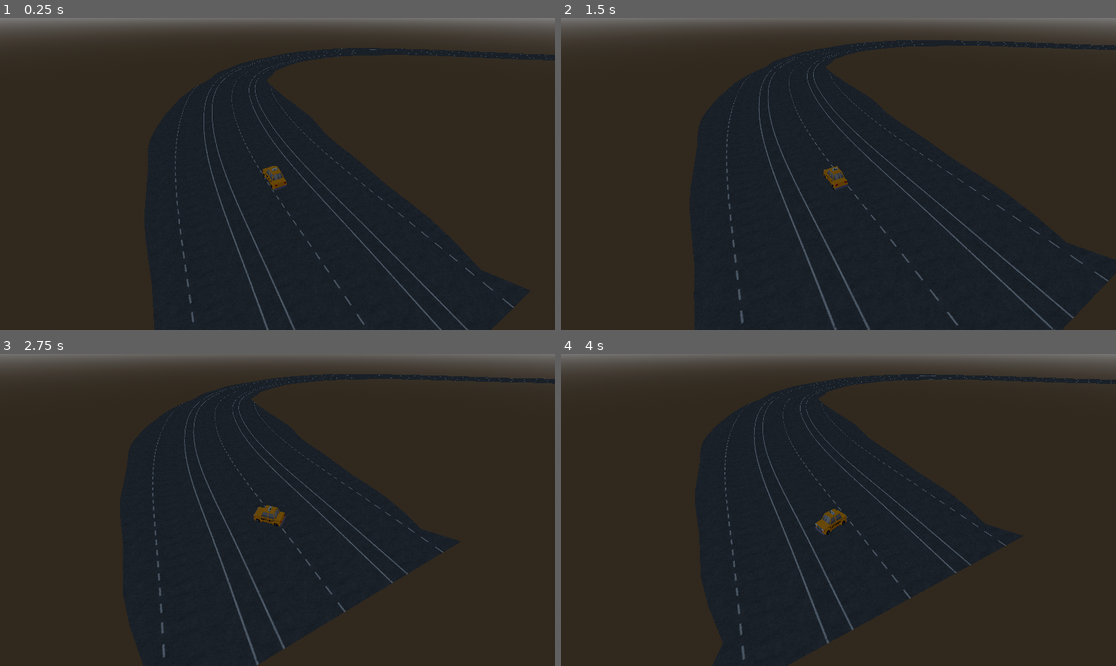
Above: before the commit, frames 1-4 (two rows, left to right).
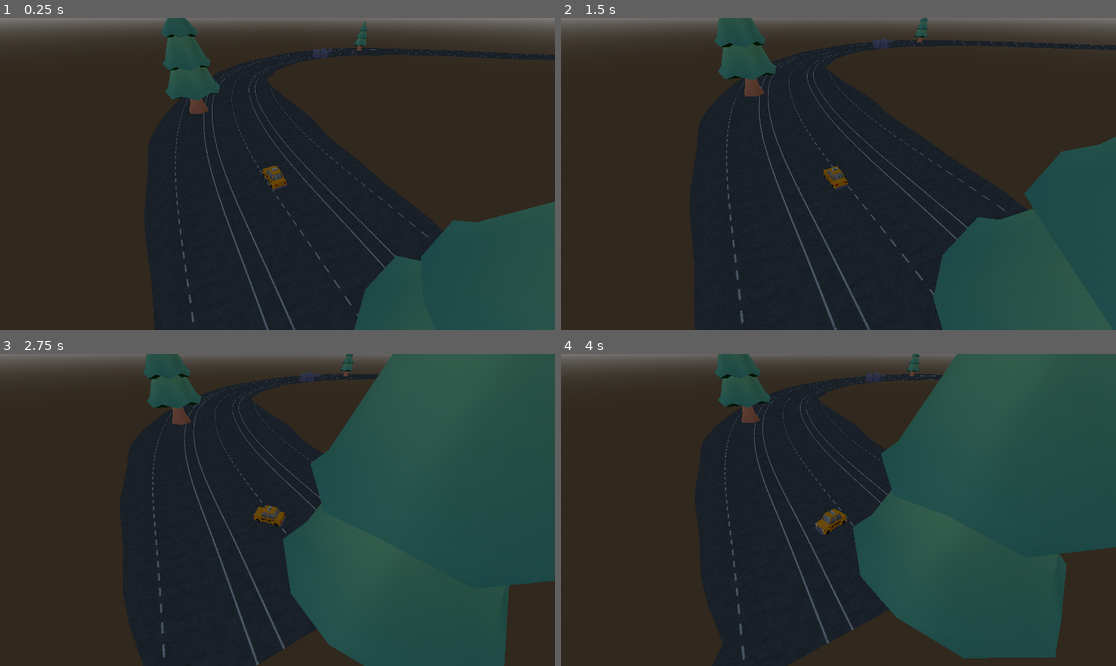
Above: after the commit, the same moments.

Repository: RuntimeRebelsStudio/YouAreYourOwnEnemy
Game: Godot game, scene res://scenes/main/main.tscn
Two runs of this game, one before a commit and one after it. Both use one fixed random seed, a clock stepped at 60 frames per second and the inputs below.
Inputs:
- Up to frame 1 (0.25 s): no input
- Up to frame 2 (1.5 s): hold D (right) 0.53-1.28 s; hold S (backward) from 1.28 s (still down)
- Up to frame 3 (2.75 s): release S (backward) at 2.03 s; hold D (right) from 2.03 s (still down)
- Up to frame 4 (4 s): release D (right) at 2.78 s; hold W (forward) 2.78-3.53 s; hold A (left) from 3.53 s (still down)

The runs differ from the first frame. In frame 1, 13% of the frame differs, in the area x 29-100%, y 0-100%; in frame 2, 16%; in frame 3, 41%, in the area x 25-100%, y 0-100%; in frame 4, 36%.

Commit message:
feat(procedural obstacles): scaled and rotated procedural obstacle spawn (dependent on the seed)

Diff:
--- /dev/null
+++ b/scenes/obstacle/fence.tscn
@@ -0,0 +1,26 @@
+[gd_scene format=3 uid="uid://w18hi4430yl8"]
+
+[ext_resource type="PackedScene" uid="uid://cgnq58u4nxaoa" path="res://assets/obstacle/FBX/fence.fbx" id="1_7g223"]
+[ext_resource type="Script" uid="uid://dawbdelns5vi6" path="res://scenes/obstacle/obstacle.gd" id="1_22en1"]
+
+[sub_resource type="BoxShape3D" id="BoxShape3D_7g223"]
+size = Vector3(1.0629883, 0.41723633, 0.24227905)
+
+[sub_resource type="BoxShape3D" id="BoxShape3D_8ri8m"]
+size = Vector3(1.0810852, 0.43115234, 0.2562561)
+
+[node name="Fence" type="StaticBody3D" unique_id=384178719]
+script = ExtResource("1_22en1")
+max_scale = 2.0
+
+[node name="fence" parent="." unique_id=947928132 instance=ExtResource("1_7g223")]
+
+[node name="CollisionShape3D" type="CollisionShape3D" parent="." unique_id=1656015015]
+transform = Transform3D(1, 0, 0, 0, 1, 0, 0, 0, 1, -0.009033203, 0.2052002, 0.004135132)
+shape = SubResource("BoxShape3D_7g223")
+
+[node name="HitBox" type="Area3D" parent="." unique_id=1105913158]
+
+[node name="CollisionShape3D" type="CollisionShape3D" parent="HitBox" unique_id=988444194]
+transform = Transform3D(1, 0, 0, 0, 1, 0, 0, 0, 1, -0.0062408447, 0.20507813, 0.005722046)
+shape = SubResource("BoxShape3D_8ri8m")
--- /dev/null
+++ b/scenes/obstacle/obstacle.gd
@@ -0,0 +1,22 @@
+class_name Obstacle
+extends StaticBody3D # Falls RocksLow ein StaticBody3D ist (ansonsten Node3D)
+
+signal car_died
+
+@export_group("Skalierung (Custom)")
+@export var min_scale: float = 1.0
+@export var max_scale: float = 3.0
+
+# Greift auf den untergeordneten Node "HitBox" zu
+@onready var hit_box: Area3D = $HitBox
+
+func _ready() -> void:
+	if hit_box:
+		# Verbindet das body_entered Signal der HitBox
+		hit_box.body_entered.connect(_on_body_entered)
+
+func _on_body_entered(body: Node3D) -> void:
+	if body is VehicleBody3D or body.is_in_group("player"):
+		print("Auto berührt!")
+		if body.has_method("die"):
+			body.die()
--- /dev/null
+++ b/scenes/obstacle/rocks-low.tscn
@@ -0,0 +1,26 @@
+[gd_scene format=3 uid="uid://bpg7mlyejki43"]
+
+[ext_resource type="PackedScene" uid="uid://4o0fd1i1xs7r" path="res://assets/obstacle/FBX/rocks-low.fbx" id="1_uvkgx"]
+[ext_resource type="Script" uid="uid://dawbdelns5vi6" path="res://scenes/obstacle/obstacle.gd" id="2_v6wdc"]
+
+[sub_resource type="BoxShape3D" id="BoxShape3D_8ri8m"]
+size = Vector3(1, 0.5161133, 1)
+
+[sub_resource type="BoxShape3D" id="BoxShape3D_6v33g"]
+size = Vector3(1.0170898, 0.522522, 1.0155029)
+
+[node name="RocksLow" type="StaticBody3D" unique_id=257884894]
+script = ExtResource("2_v6wdc")
+max_scale = 5.0
+
+[node name="rocks-low" parent="." unique_id=2040545796 instance=ExtResource("1_uvkgx")]
+
+[node name="CollisionShape3D" type="CollisionShape3D" parent="." unique_id=241264509]
+transform = Transform3D(1, 0, 0, 0, 1, 0, 0, 0, 1, 0, 0.24194336, 0)
+shape = SubResource("BoxShape3D_8ri8m")
+
+[node name="HitBox" type="Area3D" parent="." unique_id=289809422]
+
+[node name="CollisionShape3D" type="CollisionShape3D" parent="HitBox" unique_id=924382137]
+transform = Transform3D(1, 0, 0, 0, 1, 0, 0, 0, 1, -0.00024414063, 0.24960327, 0.0004272461)
+shape = SubResource("BoxShape3D_6v33g")
--- /dev/null
+++ b/scenes/obstacle/tree.tscn
@@ -0,0 +1,28 @@
+[gd_scene format=3 uid="uid://cdbh3i6uulvxm"]
+
+[ext_resource type="Script" uid="uid://dawbdelns5vi6" path="res://scenes/obstacle/obstacle.gd" id="1_3i47e"]
+[ext_resource type="PackedScene" uid="uid://bwu28qm06x7tt" path="res://assets/obstacle/FBX/tree.fbx" id="1_o6cn5"]
+
+[sub_resource type="CapsuleShape3D" id="CapsuleShape3D_6v33g"]
+radius = 0.45361328
+height = 1.7070313
+
+[sub_resource type="CapsuleShape3D" id="CapsuleShape3D_7vq2e"]
+radius = 0.46875
+height = 1.7314453
+
+[node name="Tree" type="StaticBody3D" unique_id=576092604]
+script = ExtResource("1_3i47e")
+max_scale = 10.0
+
+[node name="tree" parent="." unique_id=1189309522 instance=ExtResource("1_o6cn5")]
+
+[node name="CollisionShape3D" type="CollisionShape3D" parent="." unique_id=1117448503]
+transform = Transform3D(1, 0, 0, 0, 1, 0, 0, 0, 1, 0, 0.8496094, 0)
+shape = SubResource("CapsuleShape3D_6v33g")
+
+[node name="HitBox" type="Area3D" parent="." unique_id=428644696]
+
+[node name="CollisionShape3D" type="CollisionShape3D" parent="HitBox" unique_id=1784092905]
+transform = Transform3D(1, 0, 0, 0, 1, 0, 0, 0, 1, 0, 0.84814453, 0)
+shape = SubResource("CapsuleShape3D_7vq2e")
--- a/scenes/track/track_chunk.gd
+++ b/scenes/track/track_chunk.gd
@@ -2,6 +2,7 @@
 
 @export var road_texture: Texture2D          # Hier ziehen wir die Textur im Inspector rein
 @export var texture_repeat_distance: float = 4.0 # Alle wieviel Meter sich die Textur wiederholt
+@export var obstacle_scenes: Array[PackedScene] = []
 
 @onready var mesh_instance: MeshInstance3D = $MeshInstance
 @onready var collision_shape: CollisionShape3D = $CollisionShape
@@ -77,6 +78,24 @@
 	if array_mesh.get_faces().size() > 0:
 		collision_shape.shape = array_mesh.create_trimesh_shape()
 
+	# --- FBX-OBJEKTE SEED-BASIERT PLATZIEREN ---
+	if obstacle_scenes.size() > 0:
+		var check_step := 12.0
+		var current_obs_s : float = ceil(start_s / check_step) * check_step
+
+		while current_obs_s < end_s:
+			var info := TrackMath.get_obstacle_info(current_obs_s, obstacle_scenes.size())
+			if info.get("has_obstacle", false):
+				var chosen_scene: PackedScene = obstacle_scenes[info.type_index]
+
+				var rot_deg: float = info.get("rotation_deg", 0.0)
+				var sc_ratio: float = info.get("scale_ratio", 0.5)
+
+				# Spawnen mit Rotation und Skalierung
+				spawn_obstacle_at(current_obs_s, info.offset_ratio, chosen_scene, rot_deg, sc_ratio)
+
+			current_obs_s += check_step
+
 func add_quad_with_uv(st: SurfaceTool,
 		p1: Vector3, uv1: Vector2,
 		p2: Vector3, uv2: Vector2,
@@ -92,3 +111,44 @@
 	st.set_uv(uv2); st.add_vertex(p2)
 	st.set_uv(uv4); st.add_vertex(p4)
 	st.set_uv(uv3); st.add_vertex(p3)
+
+
+
+func spawn_obstacle_at(s: float, offset_ratio: float, scene_to_spawn: PackedScene, extra_rotation_deg: float = 0.0, scale_ratio: float = 0.5) -> void:
+	if not scene_to_spawn:
+		return
+
+	var idx := int(s / TrackMath.step_size)
+	TrackMath.ensure_calculated_up_to(idx + 1)
+
+	var center_pos := TrackMath.points[idx]
+	var norm := TrackMath.normals[idx]
+	var half_w := TrackMath.widths[idx] / 2.0
+
+	var spawn_pos := center_pos + norm * (half_w * offset_ratio)
+
+	var obs := scene_to_spawn.instantiate() as Node3D
+	add_child(obs)
+	obs.global_position = spawn_pos
+
+	# 1. Ausrichtung an der Straße
+	var tan := TrackMath.tangents[idx]
+	if tan.length() > 0:
+		obs.look_at(obs.global_position + tan, Vector3.UP)
+
+	# 2. Lokale Rotation anwenden
+	obs.rotate_object_local(Vector3.UP, deg_to_rad(extra_rotation_deg))
+
+	# 3. INDIVIDUELLE SKALIERUNG BERECHNEN UND ANWENDEN
+	var min_s: float = 1.0
+	var max_s: float = 1.0
+
+	# Prüft, ob das Objekt min_scale / max_scale Variablen definiert hat
+	if "min_scale" in obs:
+		min_s = obs.min_scale
+	if "max_scale" in obs:
+		max_s = obs.max_scale
+
+	# Interpoliert individuell für dieses Objekt
+	var final_scale_factor : float = lerp(min_s, max_s, scale_ratio)
+	obs.scale = Vector3.ONE * final_scale_factor
--- a/scenes/track/track_chunk.tscn
+++ b/scenes/track/track_chunk.tscn
@@ -1,11 +1,15 @@
 [gd_scene format=3 uid="uid://40itcwpclq2x"]
 
 [ext_resource type="Script" uid="uid://bpfhsmflvjlc5" path="res://scenes/track/track_chunk.gd" id="1_c1u5b"]
-[ext_resource type="Texture2D" uid="uid://cdygqffwr1f66" path="res://assets/track/Road007_1K-JPG_Color.jpg" id="2_lmhfc"]
+[ext_resource type="Texture2D" uid="uid://cdygqffwr1f66" path="res://assets/track/Road007_1K-JPG_Color.jpg" id="2_joh5a"]
+[ext_resource type="PackedScene" uid="uid://w18hi4430yl8" path="res://scenes/obstacle/fence.tscn" id="3_joh5a"]
+[ext_resource type="PackedScene" uid="uid://bpg7mlyejki43" path="res://scenes/obstacle/rocks-low.tscn" id="4_hvr2s"]
+[ext_resource type="PackedScene" uid="uid://cdbh3i6uulvxm" path="res://scenes/obstacle/tree.tscn" id="5_06kto"]
 
 [node name="TrackChunk" type="StaticBody3D" unique_id=443274225]
 script = ExtResource("1_c1u5b")
-road_texture = ExtResource("2_lmhfc")
+road_texture = ExtResource("2_joh5a")
+obstacle_scenes = Array[PackedScene]([ExtResource("3_joh5a"), ExtResource("4_hvr2s"), ExtResource("5_06kto")])
 
 [node name="MeshInstance" type="MeshInstance3D" parent="." unique_id=1918029248]
 
--- a/scripts/TrackMath.gd
+++ b/scripts/TrackMath.gd
@@ -8,7 +8,7 @@
 
 static var step_size: float = 2.0
 
-# --- SANDUHR-BREITEN (Unverändert gut!) ---
+# --- SANDUHR-BREITEN ---
 static var min_track_width: float = 5.0   # Echtes Engpass-Nadelöhr
 static var max_track_width: float = 28.0  # Breiter Boulevard
 
@@ -19,6 +19,10 @@
 static var widths: Array[float] = []
 
 static var accumulated_angle: float = 0.0
+
+static var noise_obs_spawn := FastNoiseLite.new()
+static var noise_obs_pos := FastNoiseLite.new()
+static var noise_obs_type := FastNoiseLite.new()
 
 static func init_seed(game_seed: int) -> void:
 	# 1. Breiten-Noise
@@ -41,6 +45,21 @@
 	noise_sharp.frequency = 0.003
 	noise_sharp.noise_type = FastNoiseLite.TYPE_PERLIN
 
+	# 5. Hindernis-Zonen (Niedrigere Frequenz = ausgedehnte Abschnitte mit/ohne Hindernisse)
+	noise_obs_spawn.seed = game_seed + 555
+	noise_obs_spawn.frequency = 0.008
+	noise_obs_spawn.noise_type = FastNoiseLite.TYPE_PERLIN
+
+	# 6. Querposition auf der Fahrbahn
+	noise_obs_pos.seed = game_seed + 444
+	noise_obs_pos.frequency = 0.04
+	noise_obs_pos.noise_type = FastNoiseLite.TYPE_PERLIN
+
+	# 7. Welches Asset aus dem Array gewählt wird
+	noise_obs_type.seed = game_seed + 333
+	noise_obs_type.frequency = 0.1
+	noise_obs_type.noise_type = FastNoiseLite.TYPE_PERLIN
+
 	points.clear()
 	tangents.clear()
 	normals.clear()
@@ -58,17 +77,17 @@
 		var i := points.size()
 		var current_s := i * step_size
 
-		# --- 1. KURVEN-ELEMENTE STARK UND KONTINUIERLICH BERECHNEN ---
+		# --- 1. KURVEN-ELEMENTE BERECHNEN ---
 
-		# A) Hauptkurve: Verstärkt durch Potenzierung, damit keine spitzen Nullstellen entstehen
+		# A) Hauptkurve
 		var raw_macro := noise_macro.get_noise_1d(current_s)
 		var macro := signf(raw_macro) * pow(absf(raw_macro), 0.5) * 0.038
 
-		# B) Schnelle S-Kurven: Laufen fließend auf der Hauptkurve mit
+		# B) Schnelle S-Kurven
 		var raw_micro := noise_micro.get_noise_1d(current_s)
 		var micro := raw_micro * 0.025
 
-		# C) Scharfe Kurven-Haken (Injiziert bei Ausschlägen scharfe Abbiegungen)
+		# C) Scharfe Kurven-Haken
 		var raw_sharp := noise_sharp.get_noise_1d(current_s)
 		var sharp := 0.0
 		if absf(raw_sharp) > 0.32:
@@ -104,8 +123,9 @@
 	var min_dist_sq := 1e10
 	var best_idx := last_known_s_idx
 
-	var search_start : float = max(0, last_known_s_idx - 10)
-	var search_end : float = min(points.size(), last_known_s_idx + 100)
+	# KORREKTUR: int statt float (für range)
+	var search_start : int = max(0, last_known_s_idx - 10)
+	var search_end : int = min(points.size(), last_known_s_idx + 100)
 
 	for i in range(search_start, search_end):
 		var dist_sq := pos.distance_squared_to(points[i])
@@ -115,3 +135,46 @@
 
 	last_known_s_idx = best_idx
 	return best_idx * step_size
+
+# Gibt Spawndaten deterministisch und quer über die ganze Fahrbahn verteilt zurück
+static func get_obstacle_info(s: float, asset_count: int) -> Dictionary:
+	if asset_count == 0:
+		return {"has_obstacle": false}
+
+	# 1. Zone prüfen
+	var zone_density := noise_obs_spawn.get_noise_1d(s)
+
+	if zone_density > -0.1:
+		var step_id := int(s)
+
+		# 2. Hash für das Auftauchen
+		var spawn_hash := posmod(hash(step_id * 73856093 ^ noise_obs_spawn.seed), 100000)
+		var spawn_chance := (spawn_hash % 100) / 100.0
+
+		if spawn_chance < 0.45:
+			# 3. Asset-Index wählen
+			var type_hash := posmod(hash(step_id * 19349663 ^ (noise_obs_spawn.seed + 99)), 100000)
+			var selected_index := type_hash % asset_count
+
+			# 4. Querposition auf der Straße (-0.85 bis +0.85)
+			var pos_hash := posmod(hash(step_id * 3828371 ^ (noise_obs_spawn.seed + 55)), 100000)
+			var normalized_pos := (pos_hash % 1001) / 1000.0
+			var offset_ratio := (normalized_pos * 1.7) - 0.85
+
+			# 5. Rotation (0.0 bis 359.9 Grad)
+			var rot_hash := posmod(hash(step_id * 9182731 ^ (noise_obs_spawn.seed + 123)), 100000)
+			var rotation_deg := (rot_hash % 3600) / 10.0
+
+			# 6. DETERMINISTISCHES SKALIERUNGS-VERHÄLTNIS (0.0 bis 1.0)
+			var scale_hash := posmod(hash(step_id * 482711 ^ (noise_obs_spawn.seed + 222)), 100000)
+			var scale_ratio := (scale_hash % 1001) / 1000.0
+
+			return {
+				"has_obstacle": true,
+				"offset_ratio": offset_ratio,
+				"type_index": selected_index,
+				"rotation_deg": rotation_deg,
+				"scale_ratio": scale_ratio
+			}
+
+	return {"has_obstacle": false}
Binary file added: assets/obstacle/FBX/Textures/colormap.png
Not shown, added: assets/obstacle/FBX/Textures/colormap.png.import
Binary file added: assets/obstacle/FBX/bridge.fbx
Not shown, added: assets/obstacle/FBX/bridge.fbx.import
Binary file added: assets/obstacle/FBX/building-platform.fbx
Not shown, added: assets/obstacle/FBX/building-platform.fbx.import
Binary file added: assets/obstacle/FBX/building-roof.fbx
Not shown, added: assets/obstacle/FBX/building-roof.fbx.import
Binary file added: assets/obstacle/FBX/building-structure.fbx
Not shown, added: assets/obstacle/FBX/building-structure.fbx.import
Binary file added: assets/obstacle/FBX/character-archer.fbx
Not shown, added: assets/obstacle/FBX/character-archer.fbx.import
(and 35 more such lines)
